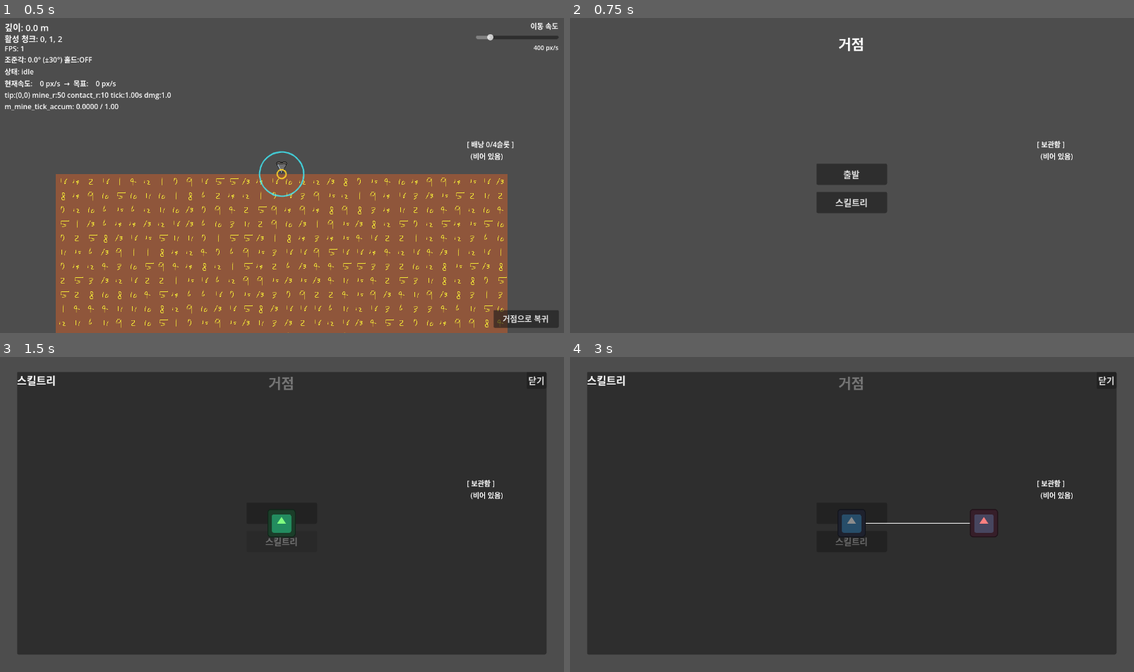
Above: before the commit, frames 1-4 (two rows, left to right).
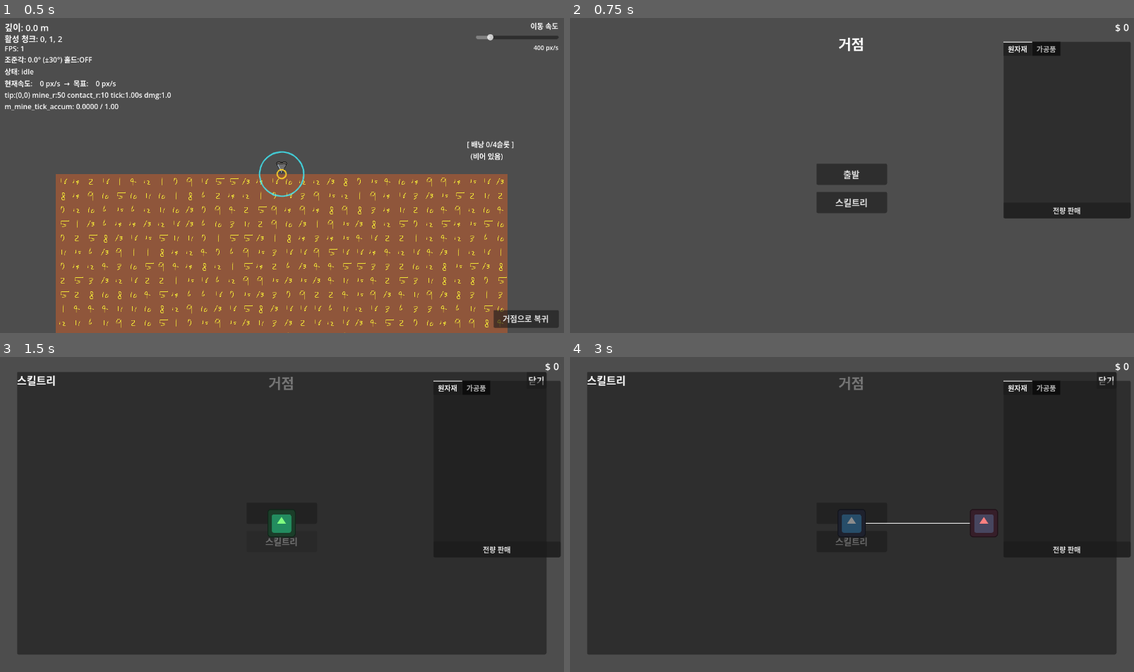
Above: after the commit, the same moments.

Repository: illwsion/Dig-Down-the-Planet
Game: Godot game, scene res://scenes/main/Main.tscn
Same seed, same stepped clock (60 frames per second), same inputs: the game is played once before the commit and once after it. The engine's default icon, where the game draws it, is replaced by a stand-in: a white triangle on a blue panel in a dark square.
Inputs (mouse positions are in pixels of both pictures, inside the frame that each line leads up to):
- Up to frame 1 (0.5 s): no input
- Up to frame 2 (0.75 s): click "거점으로 복귀" at 0.5 s
- Up to frame 3 (1.5 s): click "스킬트리" at 1.25 s
- Up to frame 4 (3 s): click (1066, 549) at 2 s, where only the run after the commit has a clickable "전량 판매"; click "출발" at 2.75 s

Frame 1 is identical in both runs. In frame 2, 13% of the frame differs, in the area x 76-100%, y 1-64%; in frame 3, 1.9%; in frame 4, 1.9%.

Commit message:
자원 가공 계획 수립

Diff:
--- a/resources/items/item_database.csv
+++ b/resources/items/item_database.csv
@@ -1,2 +1,13 @@
-id,display_name,sell_price
-dirt,흙,1
+id,display_name,sell_price,category
+dirt,흙,1,raw
+stone,돌,2,raw
+copper,구리,5,raw
+iron,철,10,raw
+silver,은,30,raw
+gold,금,100,raw
+dirt_brick,흙 벽돌,4,processed
+stone_brick,돌 벽돌,8,processed
+copper_ingot,구리 주괴,20,processed
+iron_ingot,철 주괴,40,processed
+silver_ingot,은 주괴,120,processed
+gold_ingot,금 주괴,400,processed
--- a/scenes/hub/Hub.gd
+++ b/scenes/hub/Hub.gd
@@ -5,41 +5,22 @@
 @onready var m_skill_tree_panel: PanelContainer = $UILayer/SkillTreePanel
 @onready var m_close_button: Button = $UILayer/SkillTreePanel/VBox/HeaderBar/CloseButton
 @onready var m_skill_tree_view = $UILayer/SkillTreePanel/VBox/SkillTreeView
-
-var m_hub_inventory_label: Label
+@onready var m_dollars_label: Label = $UILayer/DollarsLabel
+@onready var m_inventory_panel = $UILayer/HubInventoryPanel
 
 
 func _ready() -> void:
 	m_start_button.pressed.connect(_on_start_button_pressed)
 	m_skill_tree_button.pressed.connect(_on_skill_tree_button_pressed)
 	m_close_button.pressed.connect(_on_close_button_pressed)
-
-	m_hub_inventory_label = Label.new()
-	m_hub_inventory_label.anchor_left   = 1.0
-	m_hub_inventory_label.anchor_right  = 1.0
-	m_hub_inventory_label.anchor_top    = 0.5
-	m_hub_inventory_label.anchor_bottom = 0.5
-	m_hub_inventory_label.offset_left   = -220
-	m_hub_inventory_label.offset_right  = -16
-	m_hub_inventory_label.offset_top    = -80
-	m_hub_inventory_label.offset_bottom = 80
-	$UILayer.add_child(m_hub_inventory_label)
-
-	_update_hub_inventory_label()
+	m_inventory_panel.dollars_changed.connect(update_dollars_label)
+	m_inventory_panel.refresh()
+	update_dollars_label()
 
 
-func _update_hub_inventory_label() -> void:
-	var inv: HubInventory = GameState.hub_inventory
-	var lines: Array[String] = []
-	lines.append("[ 보관함 ]")
-	if inv.items.is_empty():
-		lines.append("  (비어 있음)")
-	else:
-		for item_id in inv.items:
-			var def: ItemDef = ItemDatabase.get_def(item_id)
-			var name: String = def.display_name if def != null else str(item_id)
-			lines.append("  %s × %d" % [name, inv.items[item_id]])
-	m_hub_inventory_label.text = "\n".join(lines)
+## 달러 레이블 갱신. HubInventoryPanel 판매 후, 귀환 직후 등에서 호출한다.
+func update_dollars_label() -> void:
+	m_dollars_label.text = "$ %d" % GameState.dollars
 
 
 func _on_start_button_pressed() -> void:
--- a/scenes/hub/Hub.tscn
+++ b/scenes/hub/Hub.tscn
@@ -1,12 +1,29 @@
-[gd_scene load_steps=3 format=3 uid="uid://hub_scene"]
+[gd_scene load_steps=4 format=3 uid="uid://hub_scene"]
 
 [ext_resource type="Script" path="res://scenes/hub/Hub.gd" id="1_hub"]
 [ext_resource type="PackedScene" path="res://scenes/ui/skill_tree/SkillTreeView.tscn" id="2_skilltreeview"]
+[ext_resource type="PackedScene" path="res://scenes/hub/ui/HubInventoryPanel.tscn" id="3_hubpanel"]
 
 [node name="Hub" type="Node2D"]
 script = ExtResource("1_hub")
 
 [node name="UILayer" type="CanvasLayer" parent="."]
+
+[node name="DollarsLabel" type="Label" parent="UILayer"]
+layout_mode = 1
+anchors_preset = 1
+anchor_left = 1.0
+anchor_top = 0.0
+anchor_right = 1.0
+anchor_bottom = 0.0
+offset_left = -160.0
+offset_top = 12.0
+offset_right = -12.0
+offset_bottom = 44.0
+grow_horizontal = 0
+theme_override_font_sizes/font_size = 22
+text = "$ 0"
+horizontal_alignment = 2
 
 [node name="TitleLabel" type="Label" parent="UILayer"]
 layout_mode = 1
@@ -92,3 +109,16 @@
 [node name="SkillTreeView" parent="UILayer/SkillTreePanel/VBox" instance=ExtResource("2_skilltreeview")]
 layout_mode = 2
 size_flags_vertical = 3
+
+[node name="HubInventoryPanel" parent="UILayer" instance=ExtResource("3_hubpanel")]
+layout_mode = 1
+anchors_preset = 1
+anchor_left = 1.0
+anchor_top = 0.0
+anchor_right = 1.0
+anchor_bottom = 0.0
+offset_left = -296.0
+offset_top = 60.0
+offset_right = -8.0
+offset_bottom = 460.0
+grow_horizontal = 0
--- /dev/null
+++ b/scenes/hub/ui/HubInventoryPanel.tscn
@@ -0,0 +1,27 @@
+[gd_scene load_steps=2 format=3 uid="uid://hub_inventory_panel"]
+
+[ext_resource type="Script" path="res://scripts/hub/ui/HubInventoryPanel.gd" id="1_hubpanel"]
+
+[node name="HubInventoryPanel" type="PanelContainer"]
+custom_minimum_size = Vector2(280, 400)
+script = ExtResource("1_hubpanel")
+
+[node name="VBoxContainer" type="VBoxContainer" parent="."]
+layout_mode = 2
+
+[node name="TabBar" type="TabBar" parent="VBoxContainer"]
+custom_minimum_size = Vector2(0, 32)
+tab_count = 2
+tab_0/title = "원자재"
+tab_1/title = "가공품"
+
+[node name="ScrollContainer" type="ScrollContainer" parent="VBoxContainer"]
+size_flags_vertical = 3
+
+[node name="ItemListContainer" type="VBoxContainer" parent="VBoxContainer/ScrollContainer"]
+layout_mode = 2
+size_flags_horizontal = 3
+
+[node name="SellAllButton" type="Button" parent="VBoxContainer"]
+custom_minimum_size = Vector2(0, 36)
+text = "전량 판매"
--- /dev/null
+++ b/scenes/hub/ui/ItemRow.tscn
@@ -0,0 +1,33 @@
+[gd_scene load_steps=2 format=3 uid="uid://item_row"]
+
+[ext_resource type="Script" path="res://scripts/hub/ui/ItemRow.gd" id="1_itemrow"]
+
+[node name="ItemRow" type="HBoxContainer"]
+custom_minimum_size = Vector2(0, 40)
+script = ExtResource("1_itemrow")
+
+[node name="Icon" type="TextureRect" parent="."]
+custom_minimum_size = Vector2(32, 32)
+size_flags_vertical = 4
+stretch_mode = 5
+
+[node name="NameLabel" type="Label" parent="."]
+size_flags_horizontal = 3
+vertical_alignment = 1
+
+[node name="CountLabel" type="Label" parent="."]
+custom_minimum_size = Vector2(60, 0)
+horizontal_alignment = 2
+vertical_alignment = 1
+
+[node name="SellButton" type="Button" parent="."]
+custom_minimum_size = Vector2(60, 0)
+text = "판매"
+
+[node name="InitialDelayTimer" type="Timer" parent="."]
+wait_time = 0.5
+one_shot = true
+
+[node name="RepeatTimer" type="Timer" parent="."]
+wait_time = 0.1
+one_shot = false
--- /dev/null
+++ b/scripts/hub/ui/HubInventoryPanel.gd
@@ -0,0 +1,62 @@
+extends PanelContainer
+
+signal dollars_changed
+
+#region Constants
+const c_ItemRowScene := preload("res://scenes/hub/ui/ItemRow.tscn")
+const c_CategoryRaw := &"raw"
+const c_CategoryProcessed := &"processed"
+#endregion
+
+#region Private Fields
+@onready var m_tab_bar: TabBar = $VBoxContainer/TabBar
+@onready var m_item_list: VBoxContainer = $VBoxContainer/ScrollContainer/ItemListContainer
+@onready var m_sell_all_button: Button = $VBoxContainer/SellAllButton
+
+var m_current_category: StringName = c_CategoryRaw
+#endregion
+
+#region Unity Lifecycle
+func _ready() -> void:
+	m_tab_bar.tab_changed.connect(_on_tab_changed)
+	m_sell_all_button.pressed.connect(_on_sell_all_pressed)
+#endregion
+
+#region Public Methods
+## 외부에서 갱신이 필요할 때 호출 (귀환 후, 판매 후 등).
+func refresh() -> void:
+	_refresh_list(m_current_category)
+#endregion
+
+#region Private Methods
+func _on_tab_changed(_tab: int) -> void:
+	m_current_category = c_CategoryProcessed if _tab == 1 else c_CategoryRaw
+	_refresh_list(m_current_category)
+
+
+func _on_sell_all_pressed() -> void:
+	for item_id in GameState.hub_inventory.items.duplicate():
+		var def: ItemDef = ItemDatabase.get_def(item_id)
+		if def == null or def.sell_price <= 0:
+			continue
+		var count: int = GameState.hub_inventory.get_count(item_id)
+		GameState.hub_inventory.remove_item(item_id, count)
+		GameState.dollars += def.sell_price * count
+	_refresh_list(m_current_category)
+	dollars_changed.emit()
+
+
+func _refresh_list(_category: StringName) -> void:
+	for child in m_item_list.get_children():
+		child.queue_free()
+
+	for item_id in GameState.hub_inventory.discovered:
+		var def: ItemDef = ItemDatabase.get_def(item_id)
+		if def == null or def.category != _category:
+			continue
+		var count: int = GameState.hub_inventory.get_count(item_id)
+		var row: HBoxContainer = c_ItemRowScene.instantiate()
+		m_item_list.add_child(row)
+		row.setup(def, count)
+		row.item_sold.connect(func(): dollars_changed.emit())
+#endregion
--- /dev/null
+++ b/scripts/hub/ui/ItemRow.gd
@@ -0,0 +1,68 @@
+extends HBoxContainer
+
+signal item_sold
+
+#region Private Fields
+@onready var m_icon: TextureRect = $Icon
+@onready var m_name_label: Label = $NameLabel
+@onready var m_count_label: Label = $CountLabel
+@onready var m_sell_button: Button = $SellButton
+@onready var m_initial_delay_timer: Timer = $InitialDelayTimer
+@onready var m_repeat_timer: Timer = $RepeatTimer
+
+var m_item_id: StringName = &""
+var m_sell_price: int = 0
+#endregion
+
+#region Unity Lifecycle
+func _ready() -> void:
+	m_sell_button.button_down.connect(_on_sell_button_down)
+	m_sell_button.button_up.connect(_on_sell_button_up)
+	m_initial_delay_timer.timeout.connect(_on_initial_delay_timeout)
+	m_repeat_timer.timeout.connect(_on_repeat_timeout)
+#endregion
+
+#region Public Methods
+func setup(_def: ItemDef, _count: int) -> void:
+	m_item_id    = _def.id
+	m_sell_price = _def.sell_price
+
+	if _def.icon != null:
+		m_icon.texture = _def.icon
+	m_name_label.text  = _def.display_name
+	m_count_label.text = "×%d" % _count
+	m_sell_button.disabled = (_count <= 0)
+#endregion
+
+#region Private Methods
+func _on_sell_button_down() -> void:
+	_sell_one()
+	m_initial_delay_timer.start()
+
+func _on_sell_button_up() -> void:
+	m_initial_delay_timer.stop()
+	m_repeat_timer.stop()
+
+func _on_initial_delay_timeout() -> void:
+	m_repeat_timer.start()
+
+func _on_repeat_timeout() -> void:
+	_sell_one()
+
+func _sell_one() -> void:
+	if GameState.hub_inventory.get_count(m_item_id) <= 0:
+		m_repeat_timer.stop()
+		m_initial_delay_timer.stop()
+		return
+
+	GameState.hub_inventory.remove_item(m_item_id, 1)
+	GameState.dollars += m_sell_price
+	item_sold.emit()
+
+	var remaining: int = GameState.hub_inventory.get_count(m_item_id)
+	m_count_label.text = "×%d" % remaining
+	if remaining <= 0:
+		m_repeat_timer.stop()
+		m_initial_delay_timer.stop()
+		m_sell_button.disabled = true
+#endregion
--- a/scripts/items/HubInventory.gd
+++ b/scripts/items/HubInventory.gd
@@ -6,12 +6,17 @@
 ## { item_id: StringName -> count: int }
 var items: Dictionary = {}
 
+## 한 번이라도 추가된 적 있는 아이템 id 목록. 개수가 0이 돼도 유지된다.
+var discovered: Array[StringName] = []
+
 
 ## 아이템 추가. 한계 없으므로 항상 성공.
 func add_item(_item_id: StringName, _count: int) -> void:
 	if _item_id == &"" or _count <= 0:
 		return
 	items[_item_id] = items.get(_item_id, 0) + _count
+	if not discovered.has(_item_id):
+		discovered.append(_item_id)
 
 
 ## 아이템 제거. 보유량이 부족하면 false 반환.
--- a/scripts/items/ItemDatabase.gd
+++ b/scripts/items/ItemDatabase.gd
@@ -7,6 +7,7 @@
 ##  0  id
 ##  1  display_name
 ##  2  sell_price
+##  3  category   ("raw" | "processed")
 ##
 ## 새 아이템 추가: item_database.csv에 행 하나만 추가하면 된다.
 
@@ -34,16 +35,17 @@
 		push_error("ItemDatabase: CSV를 찾을 수 없음 — " + c_CsvPath)
 		return
 
-	file.get_csv_line()  # 헤더 스킵
+	file.get_csv_line()  # 헤더 스킵 (UTF-8 BOM이 있어도 이 행에서 함께 소비됨)
 
 	while not file.eof_reached():
 		var row := file.get_csv_line()
-		if row.size() < 3 or row[0].strip_edges().is_empty():
+		if row.size() < 4 or row[0].strip_edges().is_empty():
 			continue
 		var def := ItemDef.new()
 		def.id           = StringName(row[0].strip_edges())
 		def.display_name = row[1].strip_edges()
 		def.sell_price   = int(row[2].strip_edges())
+		def.category     = StringName(row[3].strip_edges())
 		_defs[def.id]    = def
 
 	print("ItemDatabase: %d개 아이템 로드 완료" % _defs.size())
--- a/scripts/items/ItemDef.gd
+++ b/scripts/items/ItemDef.gd
@@ -14,3 +14,6 @@
 
 ## 추후 상점에서 달러로 환산할 기준 가격.
 var sell_price: int = 1
+
+## 인벤토리 패널 탭 분류. "raw" = 원자재, "processed" = 가공품.
+var category: StringName = &"raw"
Binary file added: resources/items/item_database.category.translation
Not shown, changed: resources/items/item_database.csv.import
Binary file changed: resources/items/item_database.display.translation
Binary file changed: resources/items/item_database.sell.translation
Not shown, added: scripts/hub/ui/HubInventoryPanel.gd.uid
Not shown, added: scripts/hub/ui/ItemRow.gd.uid
Not shown, changed: HUB_CRAFTING_SYSTEM.md
